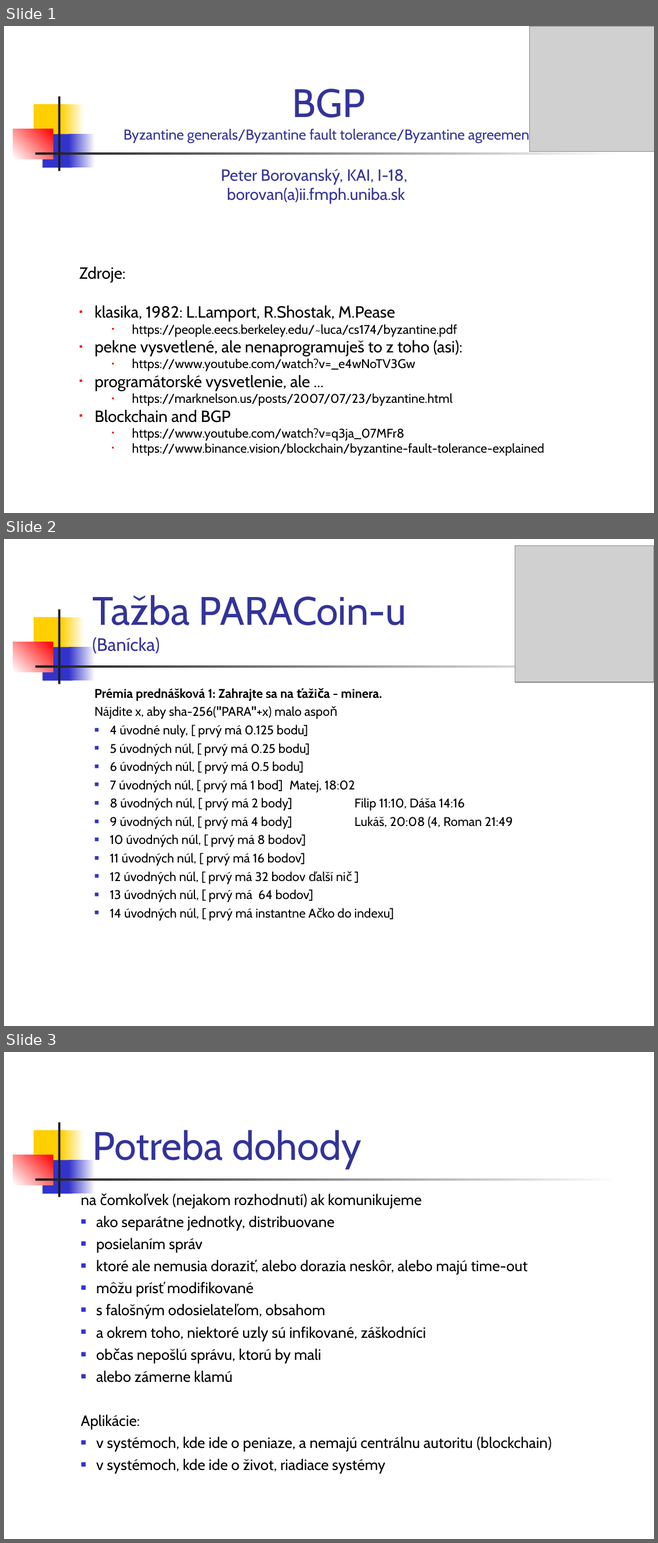
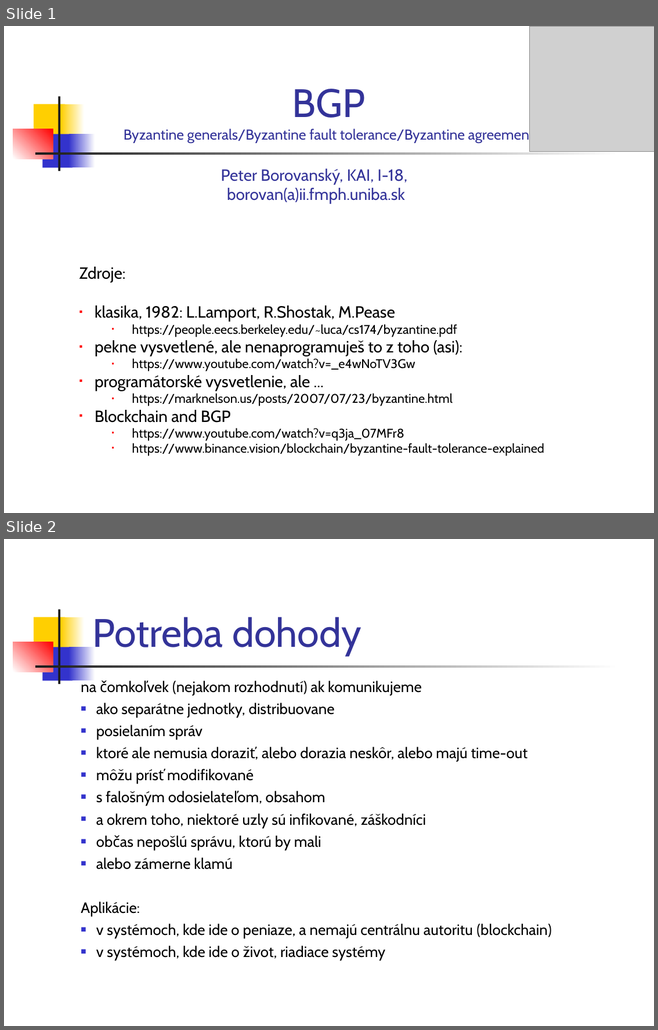
Before and after one commit to paradigmy/Prednasky, a slide deck: 05/BGP.ppt. Shown one above the other, each under a label of ours: slides 1, 2 and 3 before the commit, slides 1 and 2 after it. The pictures are 658x1543 and 658x1030 pixels, drawn with LibreOffice and Linux fonts; fonts in the diff are those of the drawing; grey boxes stand for pictures. Boxes give left, top, right and bottom in pixels: in the first picture for what was removed or moved away, otherwise in the second. Text is boxed around its words. In the diff, an @@ line names an element or a change of style, - is before the commit and + after.

```diff
--- a/05/BGP.ppt
+++ b/05/BGP.ppt
@@ slide 2 removed at [4,539,654,1026], background #FFFFFF; not listed: 7 template elements that a slide beside it also shows @@
@@ picture removed at [514,546,654,683] @@
@@ title removed at [92,595,407,654] @@
-Tažba PARACoin-u
-(Banícka)
@@ text removed at [94,688,512,921] @@
-Prémia prednášková 1: Zahrajte sa na ťažiča - minera.
-Nájdite x, aby sha-256("PARA"+x) malo aspoň
-■ 4 úvodné nuly, [ prvý má 0.125 bodu]
-■ 5 úvodných núl, [ prvý má 0.25 bodu]
-■ 6 úvodných núl, [ prvý má 0.5 bodu]
-■ 7 úvodných núl, [ prvý má 1 bod] Matej, 18:02
-■ 8 úvodných núl, [ prvý má 2 body] Filip 11:10, Dáša 14:16
-■ 9 úvodných núl, [ prvý má 4 body] Lukáš, 20:08 (4, Roman 21:49
-■ 10 úvodných núl, [ prvý má 8 bodov]
-■ 11 úvodných núl, [ prvý má 16 bodov]
-■ 12 úvodných núl, [ prvý má 32 bodov ďalší nič ]
-■ 13 úvodných núl, [ prvý má 64 bodov]
-■ 14 úvodných núl, [ prvý má instantne Ačko do indexu]
@@ what was slide 3 is now slide 2 @@
```
Also in this commit, not shown: 5 slides changed, 1 slide added, 7 other files.
